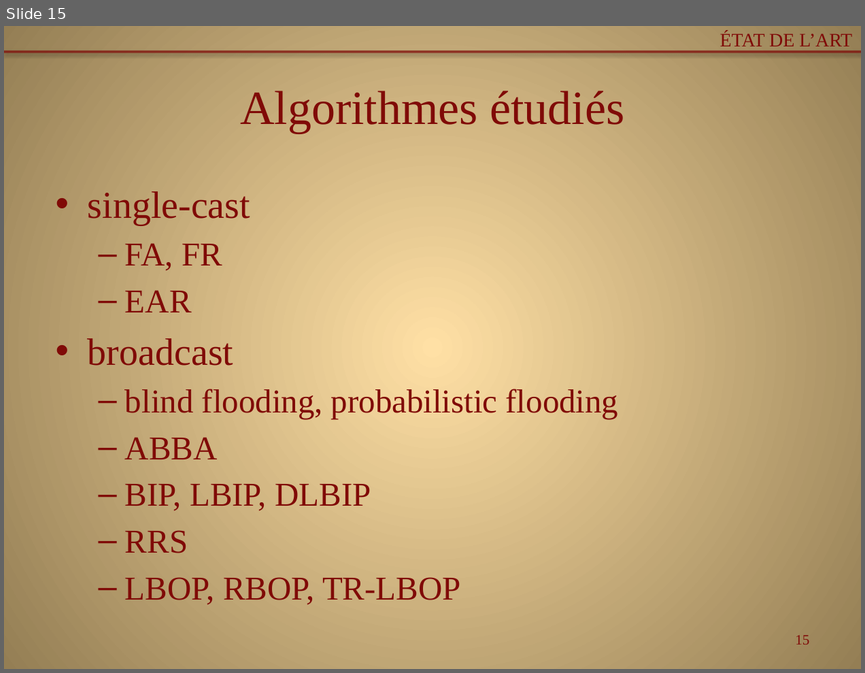
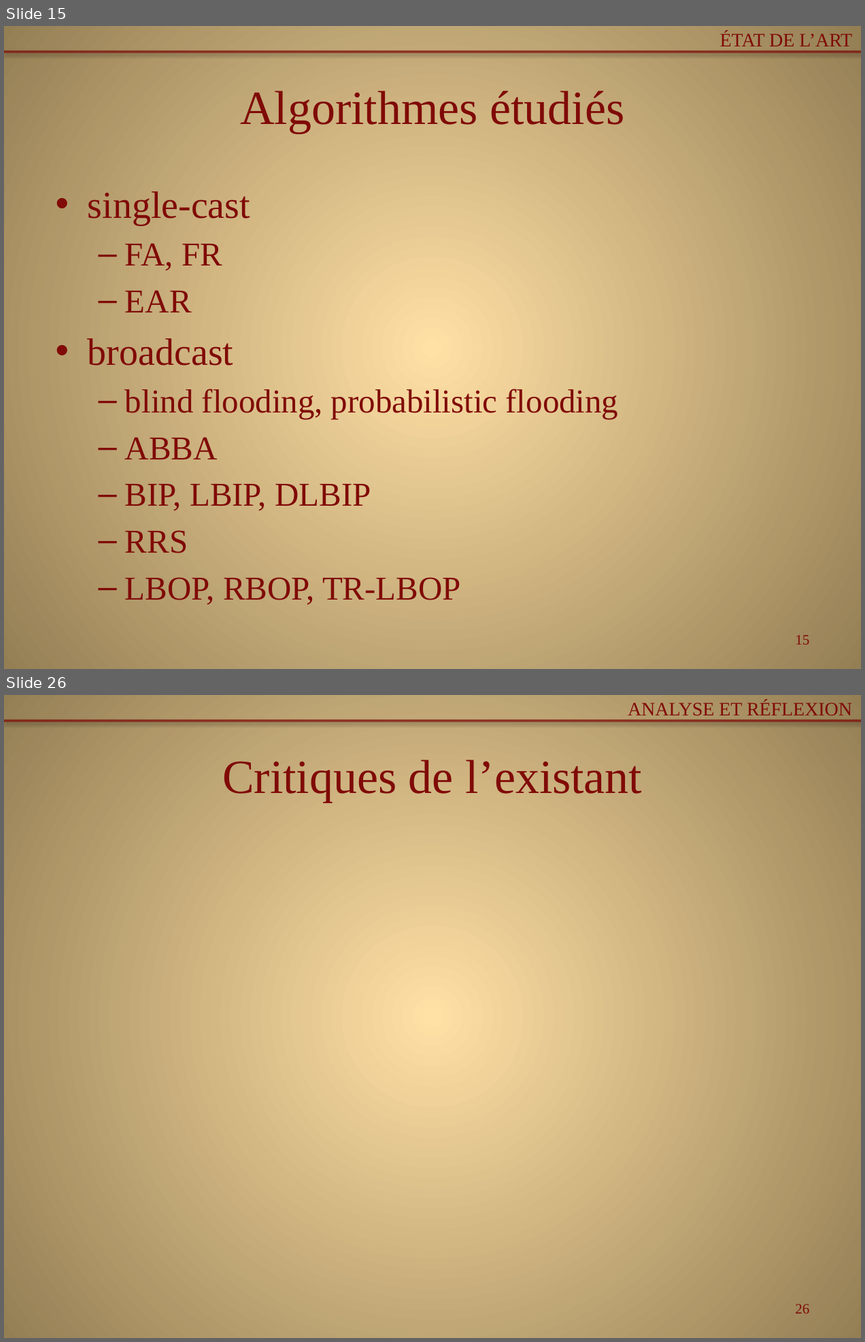
Before and after one commit to Patre/Energy-saving-in-sensors--networks, a slide deck: Redaction/pres.pptx. Shown one above the other, each under a label of ours: slide 15 before the commit, slides 15 and 26 after it; the slides between them are not shown. The pictures are 865x673 and 865x1342 pixels, drawn with LibreOffice and Linux fonts; fonts in the diff are those of the drawing. Boxes give left, top, right and bottom in pixels: in the first picture for what was removed or moved away, otherwise in the second. Text is boxed around its words. In the diff, an @@ line names an element or a change of style, - is before the commit and + after.

```diff
--- a/Redaction/pres.pptx
+++ b/Redaction/pres.pptx
@@ slide 26 added at [4,695,861,1338], background gradient #FFDFA6 to #957E54; not listed: 1 template element that a slide beside it also shows @@
@@ text added at [628,700,852,715], 16 pt, text #800A07 @@
+ANALYSE ET RÉFLEXION
@@ title added at [222,760,642,802], 40 pt, text #800A07 @@
+Critiques de l’existant
@@ page number added at [795,1304,809,1313], 12 pt, text #800A07 @@
+26
```
Also in this commit, not shown: 3 slides changed, 11 other slides added, 1 other file.
